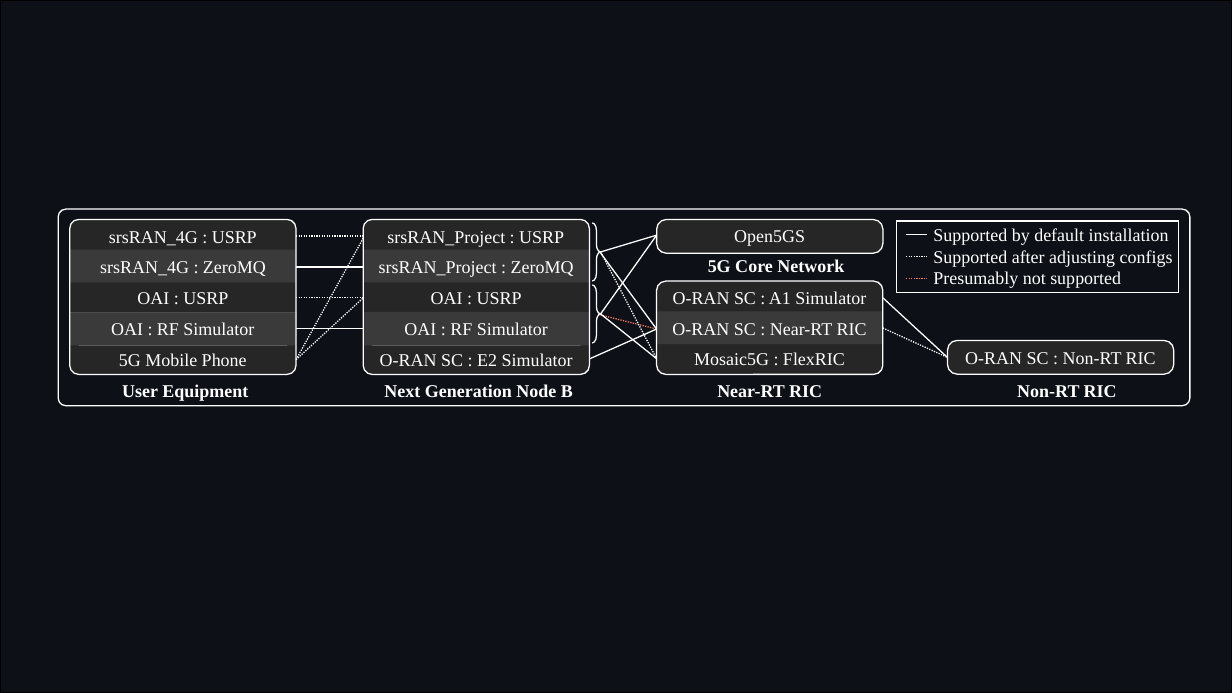
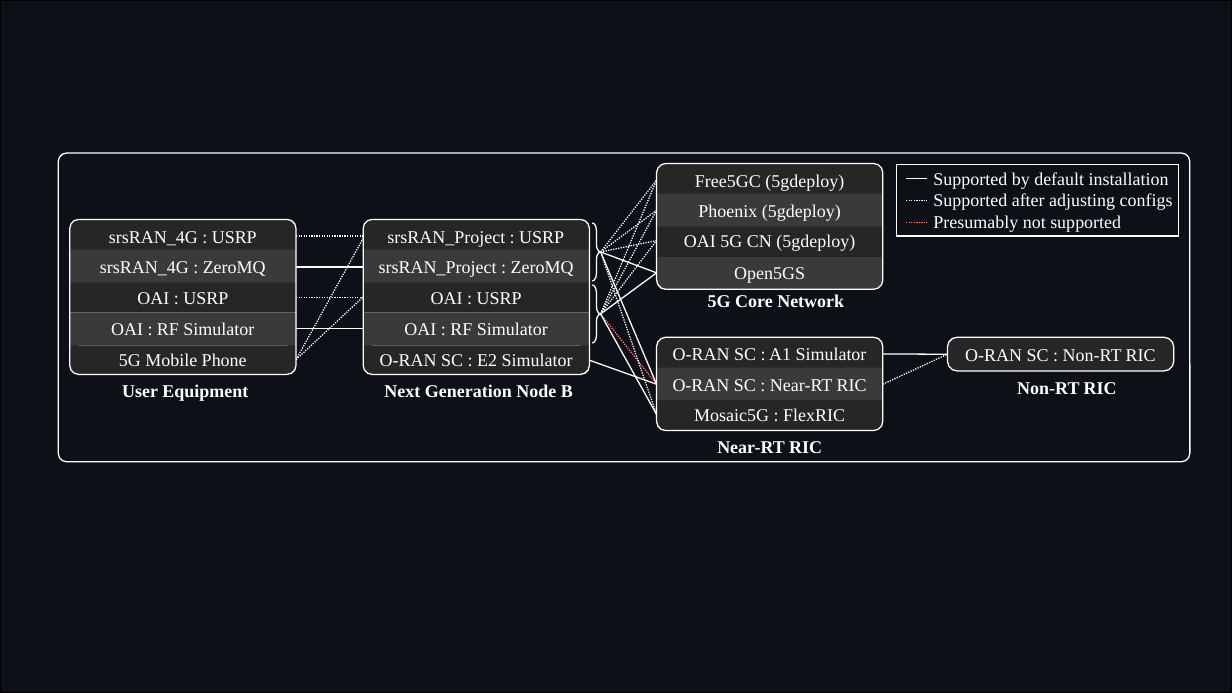
Before and after one commit to usnistgov/O-RAN-Testbed-Automation, a slide deck: slide 4 of RAN_Intelligent_Controllers/research/Diagrams.pptx (slide 7 before the commit). Drawn at 1232x693 pixels with LibreOffice and Linux fonts; fonts in the diff are those of the drawing. Boxes give left, top, right and bottom in pixels: in the first picture for what was removed or moved away, otherwise in the second. Text is boxed around its words. In the diff, an @@ line names an element or a change of style, - is before the commit and + after.

```diff
--- a/RAN_Intelligent_Controllers/research/Diagrams.pptx
+++ b/RAN_Intelligent_Controllers/research/Diagrams.pptx
@@ rounded rectangle: place and size @@
-rounded rectangle at <box>58,209,1190,406</box>
+rounded rectangle at <box>58,153,1190,462</box>
@@ rounded rectangle at <box>58,153,1190,462</box>: proportions changed @@
@@ rounded rectangle: place and size @@
-rounded rectangle at <box>657,220,884,254</box>
+rounded rectangle at <box>657,164,884,289</box>
@@ rounded rectangle at <box>657,164,884,289</box>: fill #262626 to none; proportions changed @@
@@ line moved from (601, 252) - (657, 359) to (601, 314) - (657, 211) @@
@@ 3 lines, 1 text, 1 rectangle: place and size @@
-3 lines, 1 text, 1 rectangle at <box>897,221,1178,292</box>
+3 lines, 1 text, 1 rectangle at <box>897,165,1178,236</box>
@@ line moved from (601, 252) - (657, 235) to (601, 252) - (657, 273) @@
@@ line moved from (601, 314) - (657, 235) to (601, 252) - (657, 384) @@
@@ group added at <box>601,164,884,415</box>: 6 lines, 3 texts, 2 round same rects, 1 rectangle @@
+OAI 5G CN (5gdeploy)
+Phoenix (5gdeploy)
+Free5GC (5gdeploy)
@@ text "Open5GS": place and size @@
-text "Open5GS" at <box>734,230,805,246</box>
+text "Open5GS" at <box>734,267,805,283</box>
@@ line moved from (601, 253) - (657, 329) to (601, 314) - (657, 273) @@
@@ text "5G Core Network": place and size @@
-text "5G Core Network" at <box>708,259,844,272</box>
+text "5G Core Network" at <box>708,294,844,307</box>
@@ line moved from (601, 314) - (657, 359) to (601, 314) - (657, 415) @@
@@ line moved from (601, 315) - (657, 329) to (601, 314) - (657, 384) @@
@@ 4 texts, 2 rounded rectangles, 1 rectangle: place and size @@
-4 texts, 2 rounded rectangles, 1 rectangle at <box>657,281,884,397</box>
+4 texts, 2 rounded rectangles, 1 rectangle at <box>657,337,884,453</box>
@@ line moved from (884, 328) - (947, 358) to (884, 384) - (947, 354) @@
@@ line moved from (884, 298) - (947, 358) to (884, 354) - (947, 354) @@
@@ line moved from (588, 360) - (657, 329) to (588, 360) - (657, 384) @@
```
Also in this commit, not shown: 5 other slides changed, 17 other files.
